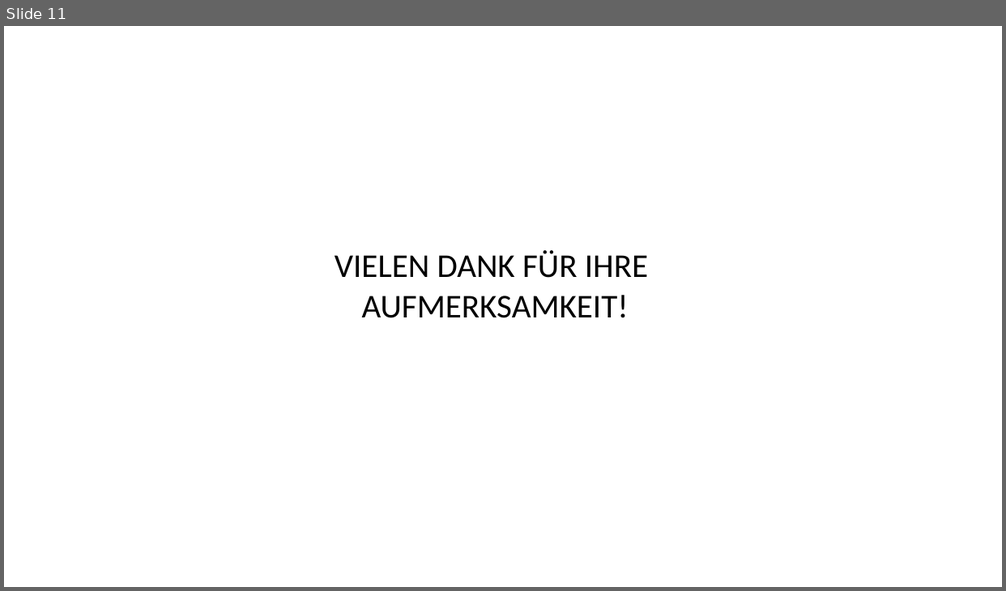
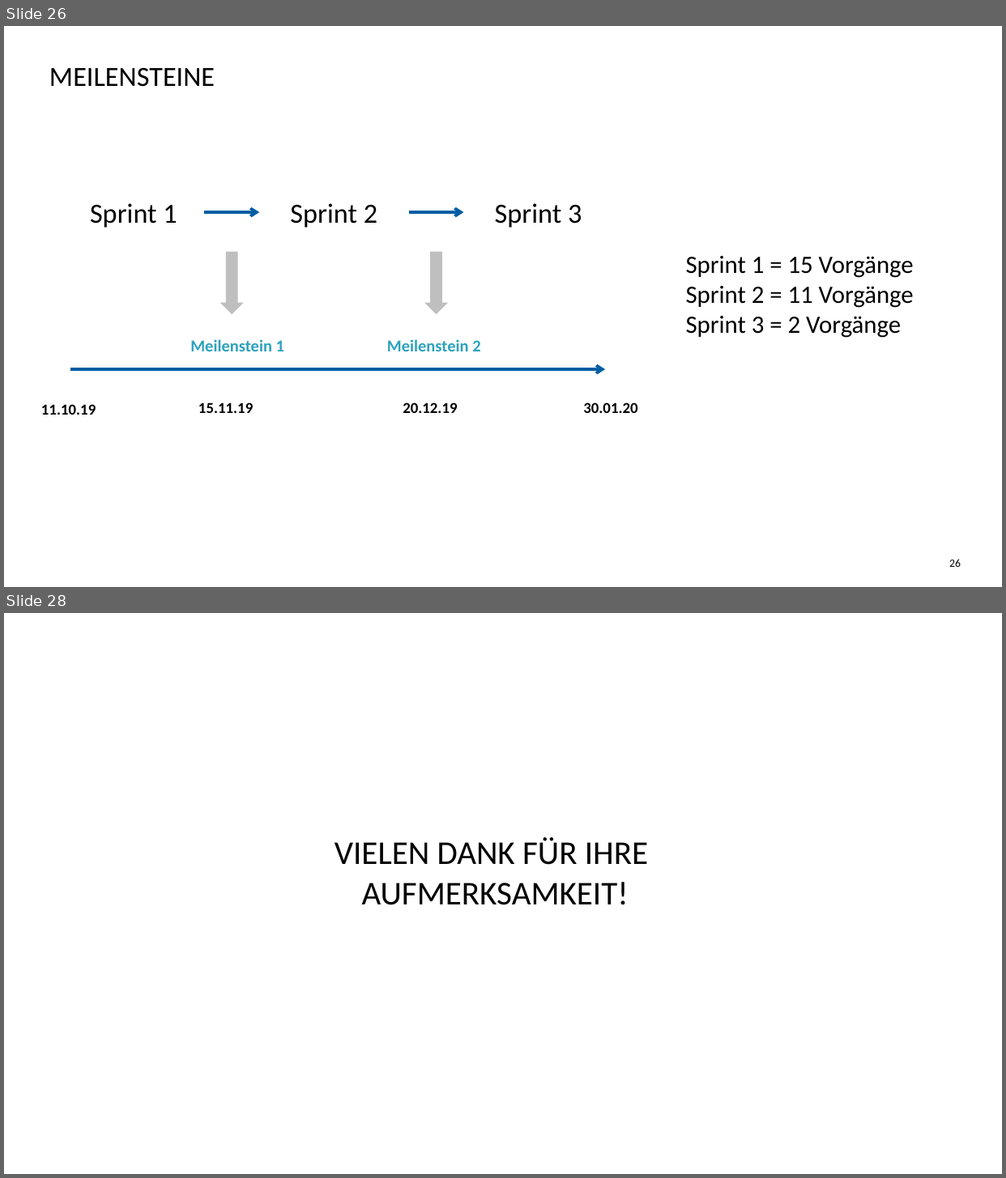
Before and after one commit to Elinuschka/H-DSkript, a slide deck: Candidate Accessment System.pptx. Shown one above the other, each under a label of ours: slide 11 before the commit, slides 26 and 28 after it; the slides between them are not shown. The pictures are 1006x591 and 1006x1178 pixels, drawn with LibreOffice and Linux fonts; fonts in the diff are those of the drawing; background and template pictures are left out. Boxes give left, top, right and bottom in pixels: in the first picture for what was removed or moved away, otherwise in the second. Text is boxed around its words. In the diff, an @@ line names an element or a change of style, - is before the commit and + after.

```diff
--- a/Candidate Accessment System.pptx
+++ b/Candidate Accessment System.pptx
@@ slide 26 added at box(4, 26, 1002, 587), background #FFFFFF @@
@@ title added at box(49, 67, 215, 87), 20 pt, text #000000 @@
+MEILENSTEINE
@@ text added at box(90, 203, 177, 228), 20 pt, text #000000 @@
+Sprint 1
@@ arrow added from (205, 212) to (259, 212), #005DA3 2.08 pt @@
@@ text added at box(290, 203, 377, 228), 20 pt, text #000000 @@
+Sprint 2
@@ arrow added from (409, 212) to (464, 212), #005DA3 2.08 pt @@
@@ text added at box(495, 203, 582, 228), 20 pt, text #000000 @@
+Sprint 3
@@ down arrow added at box(220, 251, 245, 314), fill #BFBFBF @@
@@ down arrow added at box(424, 251, 448, 314), fill #BFBFBF @@
@@ text added at box(686, 256, 914, 338), 18 pt, text #000000 @@
+Sprint 1 = 15 Vorgänge
+Sprint 2 = 11 Vorgänge
+Sprint 3 = 2 Vorgänge
@@ text added at box(190, 339, 284, 352), 12 pt, text #2DA2BD, bold @@
+Meilenstein 1
@@ text added at box(387, 339, 480, 352), 12 pt, text #2DA2BD, bold @@
+Meilenstein 2
@@ arrow added from (71, 369) to (605, 369), #005DA3 2.08 pt @@
@@ text added at box(41, 404, 96, 415), 11 pt, text #000000, bold @@
+11.10.19
@@ text added at box(198, 403, 253, 413), 11 pt, text #000000, bold @@
+15.11.19
@@ text added at box(403, 403, 457, 413), 11 pt, text #000000, bold @@
+20.12.19
@@ text added at box(583, 403, 637, 413), 11 pt, text #000000, bold @@
+30.01.20
@@ page number added at box(949, 559, 961, 567), 8 pt, text #000000 @@
+26
@@ what was slide 11 is now slide 28 @@
```
Also in this commit, not shown: 2 slides changed, 23 other slides added, 7 slides removed.
